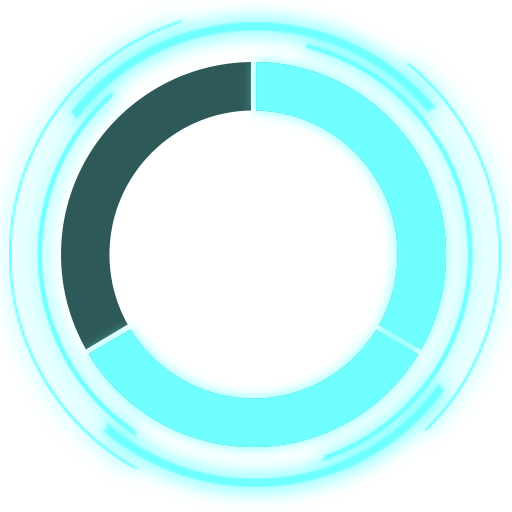
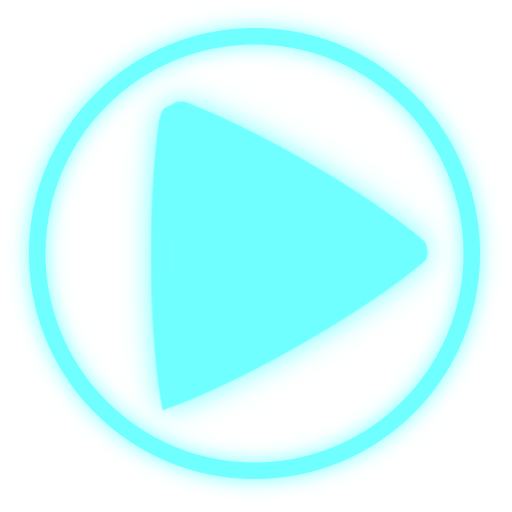
Before/after of a w=512, h=512 layered artwork. What changed in the layer stack:
showed group "Play" (2 layers) over (x1=114, y1=67, x2=462, y2=442)
hid group "Ranks" (15 layers) over (x1=45, y1=46, x2=462, y2=464)
added group "Ring - Small" with 2 layers above "Layer 12" over (x1=4, y1=3, x2=505, y2=504)
added layer "Ellipse 1 copy" in group "Ring - Small" over (x1=29, y1=28, x2=480, y2=479)
added layer "Ellipse 1" in group "Ring - Small" over (x1=4, y1=3, x2=505, y2=504)
hid group "Rings" (4 layers) over (x1=0, y1=0, x2=512, y2=509)
